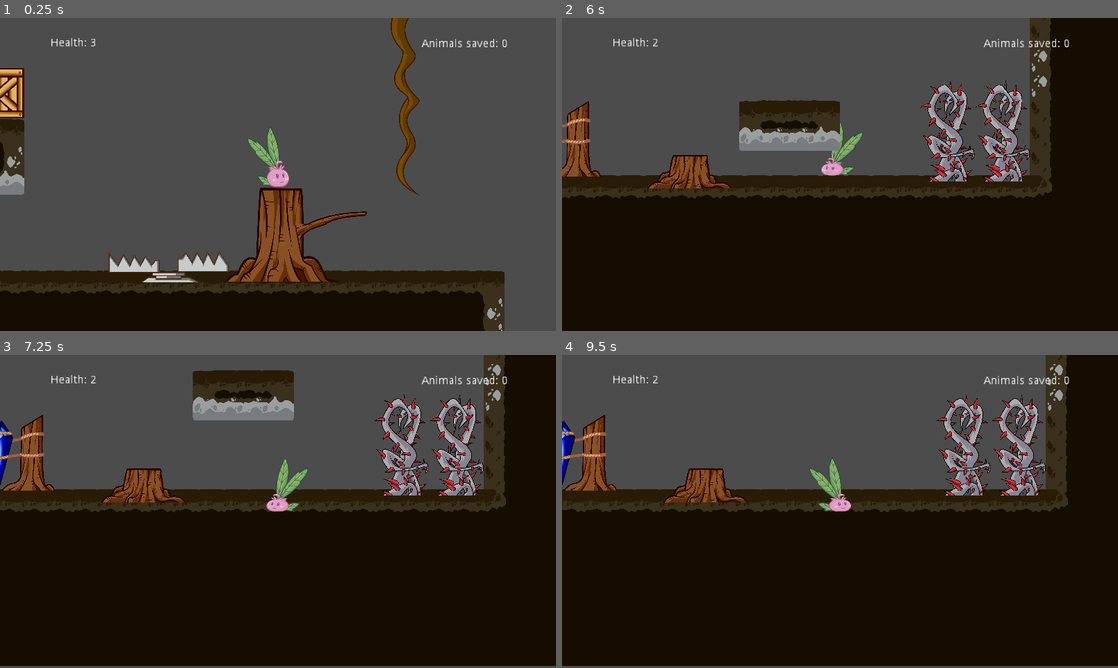
Above: before the commit, frames 1-4 (two rows, left to right).
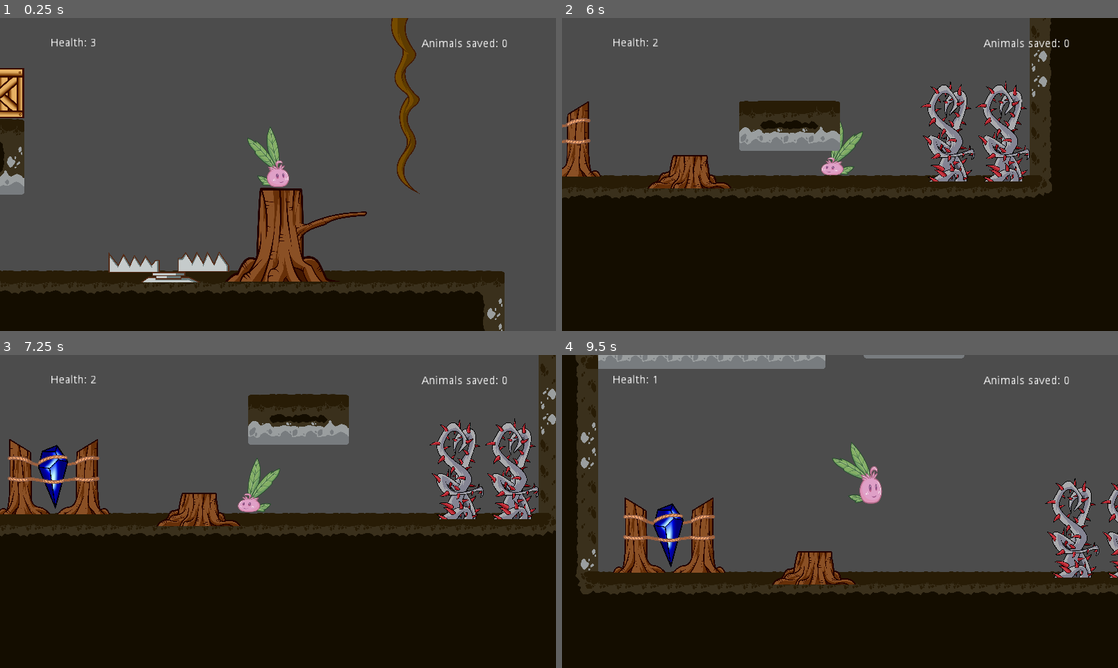
Above: after the commit, the same moments.

Repository: DamianKoch1/OnionsAdventure
Game: Godot game, scene res://Levels/Level 2.tscn
Same seed, same stepped clock (60 frames per second), same inputs: the game is played once before the commit and once after it. This scene is started directly instead of the project's main scene. The engine's default icon, where the game draws it, is replaced by a stand-in: a white triangle on a blue panel in a dark square.
Inputs:
- Up to frame 1 (0.25 s): no input
- Up to frame 2 (6 s): hold Right (ui_right) 0.53-2.03 s; tap E (push) every 0.75 s from 0.6 to 5.85 s; tap Space (jump) at 0.77, 1.52, 3.02, 3.77, 4.52 s; hold Left (ui_left) 2.03-2.78 s; hold Right (ui_right) 2.78-4.28 s; hold Left (ui_left) 4.28-5.03 s; hold Right (ui_right) 5.03-5.78 s; hold Left (ui_left) from 5.78 s (still down)
- Up to frame 3 (7.25 s): keep holding Left (ui_left); tap Space (jump) at 6.02, 6.77 s; tap E (push) at 6.6 s
- Up to frame 4 (9.5 s): release Left (ui_left) at 7.28 s; hold Right (ui_right) from 7.28 s (still down); tap E (push) at 7.35, 8.1, 8.85 s; tap Space (jump) at 7.52, 9.02 s

The runs differ from the first frame. In frame 1, 0.3% of the frame differs, in the area x 70-76%, y 0-57%; in frame 2, 0.4%; in frame 3, 28%; in frame 4, 43%, in the area x 0-100%, y 0-100%.

Commit message:
upgrade level 2

Diff:
--- a/Levels/Level 1.tscn
+++ b/Levels/Level 1.tscn
@@ -91,17 +91,17 @@
 "values": [ 0.0, 90.0 ]
 }
 
-[sub_resource type="RectangleShape2D" id=11]
+[sub_resource type="RectangleShape2D" id=5]
 
 custom_solver_bias = 0.0
 extents = Vector2( 10, 10 )
 
-[sub_resource type="RectangleShape2D" id=12]
+[sub_resource type="RectangleShape2D" id=6]
 
 custom_solver_bias = 0.0
 extents = Vector2( 10, 10 )
 
-[node name="Level 1" index="0" instance=ExtResource( 1 )]
+[node name="Level 1" instance=ExtResource( 1 )]
 
 _sections_unfolded = [ "Transform" ]
 
@@ -163,10 +163,12 @@
 
 [node name="stump m 7" parent="." index="11" instance=ExtResource( 6 )]
 
+editor/display_folded = true
 position = Vector2( 178, 17 )
 
 [node name="stump m 11" type="Sprite" parent="." index="12"]
 
+editor/display_folded = true
 position = Vector2( 934.1, 44.8062 )
 scale = Vector2( 0.0765978, 0.0959247 )
 texture = ExtResource( 7 )
@@ -231,6 +233,7 @@
 
 [node name="stump m 12" type="Sprite" parent="." index="15"]
 
+editor/display_folded = true
 position = Vector2( 2261.03, -45.185 )
 scale = Vector2( 0.0765978, 0.0959247 )
 texture = ExtResource( 7 )
--- a/Levels/Level 2.tscn
+++ b/Levels/Level 2.tscn
@@ -28,7 +28,7 @@
 
 [node name="TileMap" parent="." index="2"]
 
-tile_data = PoolIntArray( -1310654, 0, 0, -1310653, 1, 0, -1310652,  …(17175 unchanged characters)…
+tile_data = PoolIntArray( -1507249, 1, 0, -1507248, 1, 0, -1507247, 1, 0, -1507246, 1, 0, -1507245, 1, 0, -1507244, 1, 0, -1310654, 0, 0, -1310653, 1, 0, -1310652,  …(17175 unchanged characters)…
 
 [node name="Spawnpoint" parent="." index="4"]
 
@@ -157,7 +157,7 @@
 
 [node name="Box3" parent="." index="18" instance=ExtResource( 10 )]
 
-position = Vector2( 2300, -660 )
+position = Vector2( 2280, -660 )
 
 [node name="moving Platform3" parent="." index="19" instance=ExtResource( 2 )]
 
@@ -220,7 +220,7 @@
 [node name="moving Platform4" parent="." index="24" instance=ExtResource( 2 )]
 
 editor/display_folded = true
-position = Vector2( 2019.63, -518.174 )
+position = Vector2( 2020, -520 )
 platformSpeed = 1.0
 
 [node name="TileMap" parent="moving Platform4" index="0"]
@@ -244,6 +244,20 @@
 
 position = Vector2( -2.17632, -366.834 )
 scale = Vector2( 2.81007, 1.35001 )
+
+[node name="moving Platform5" parent="." index="25" instance=ExtResource( 2 )]
+
+position = Vector2( 2440, -570 )
+platformSpeed = 1.0
+
+[node name="TileMap" parent="moving Platform5" index="0"]
+
+tile_data = PoolIntArray( -2, 0, 0, -1, 1, 0, -65536, 1, 0, -65535, 2, 0, 65534, 6, 0, 65535, 7, 0, 0, 7, 0, 1, 8, 0 )
+
+[node name="State2" parent="moving Platform5" index="2"]
+
+position = Vector2( -2.17632, -220 )
+scale = Vector2( 2.81007, 2 )
 
 
 [editable path="moving Platform"]
@@ -259,3 +273,4 @@
 [editable path="stump m2/brunch right"]
 [editable path="moving Platform4"]
 [editable path="moving Platform4/TileMap/Ladder"]
+[editable path="moving Platform5"]
Not shown: 10 places in Levels/Level 1.tscn that only renumber resources
